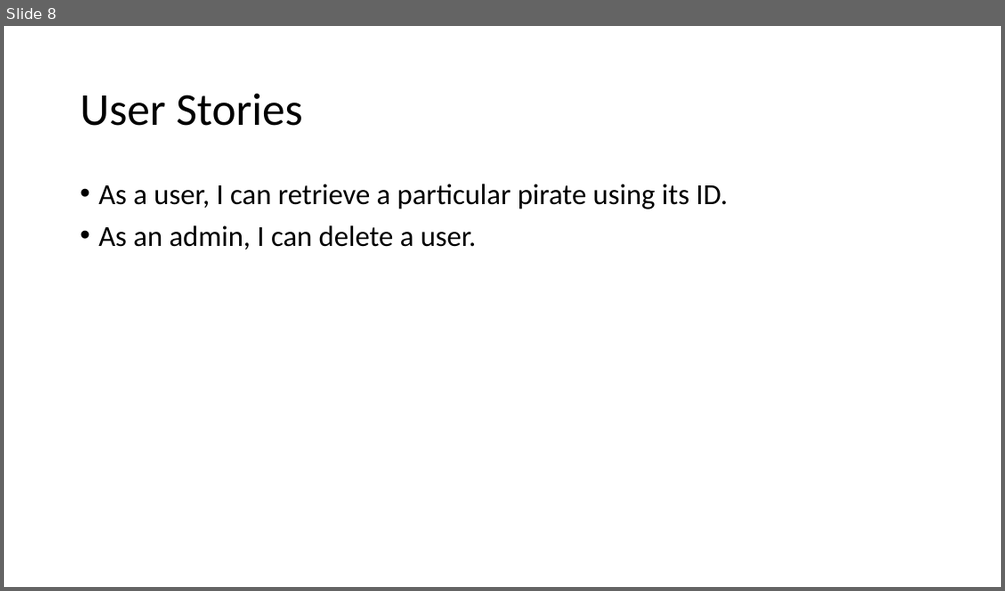
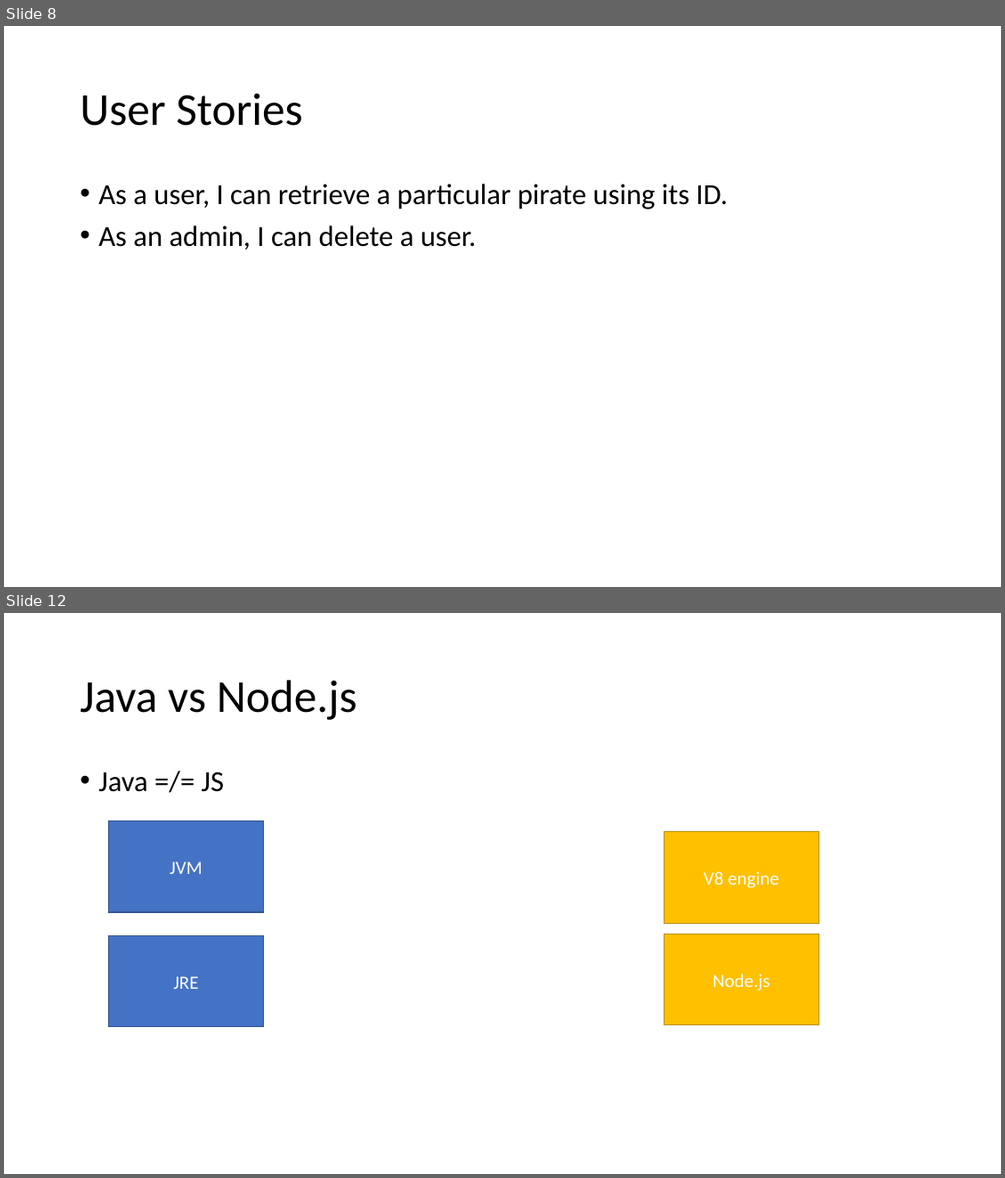
Before and after one commit to 2011JavaReact/Training, a slide deck: Week4/Week4.pptm. Shown one above the other, each under a label of ours: slide 8 before the commit, slides 8 and 12 after it; the slides between them are not shown. The pictures are 1005x591 and 1005x1178 pixels, drawn with LibreOffice and Linux fonts; fonts in the diff are those of the drawing. Boxes give left, top, right and bottom in pixels: in the first picture for what was removed or moved away, otherwise in the second. Text is boxed around its words. In the diff, an @@ line names an element or a change of style, - is before the commit and + after.

```diff
--- a/Week4/Week4.pptm
+++ b/Week4/Week4.pptm
@@ slide 12 added at (4,613,1001,1174), background #FFFFFF @@
@@ title added at (80,680,357,720), 44 pt, text #000000 @@
+Java vs Node.js
@@ text added at (98,771,224,792), 28 pt, text #000000 @@
+• Java =/= JS
@@ rectangle added at (109,821,264,912), fill #4472C4, outline #325491 1 pt, 18 pt, text #FFFFFF @@
+JVM
@@ rectangle added at (664,832,819,924), fill #FFC000, outline #BD8E00 1 pt, 18 pt, text #FFFFFF @@
+V8 engine
@@ rectangle added at (109,936,264,1027), fill #4472C4, outline #325491 1 pt, 18 pt, text #FFFFFF @@
+JRE
@@ rectangle added at (664,933,819,1025), fill #FFC000, outline #BD8E00 1 pt, 18 pt, text #FFFFFF @@
+Node.js
```
Also in this commit, not shown: 4 other slides added, 1 other file.
